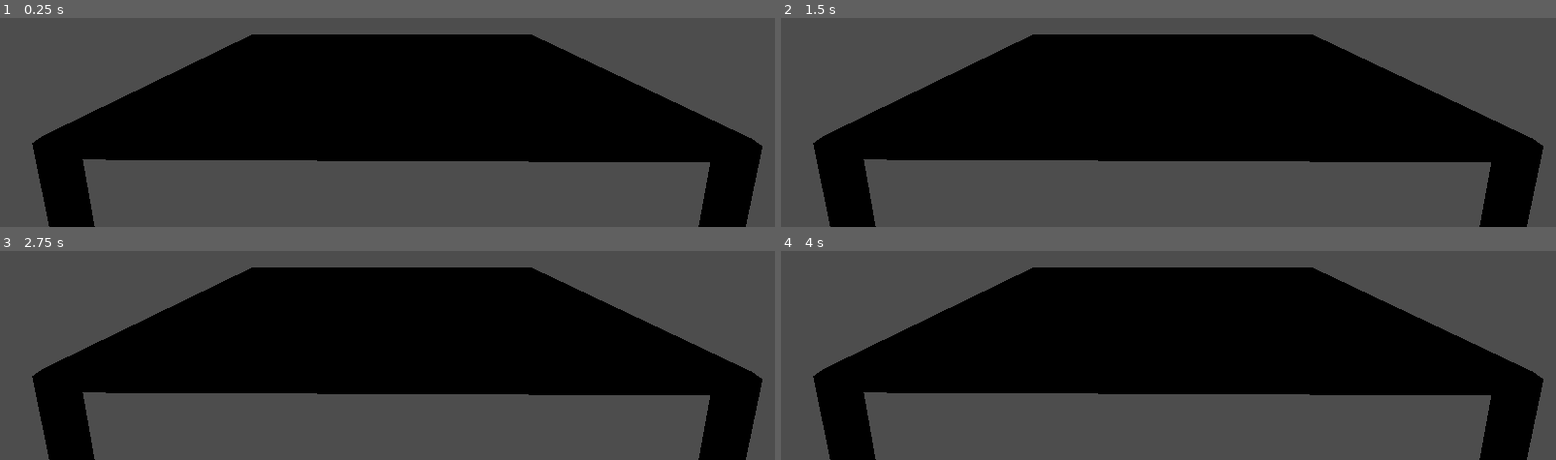
Above: before the commit, frames 1-4 (two rows, left to right).
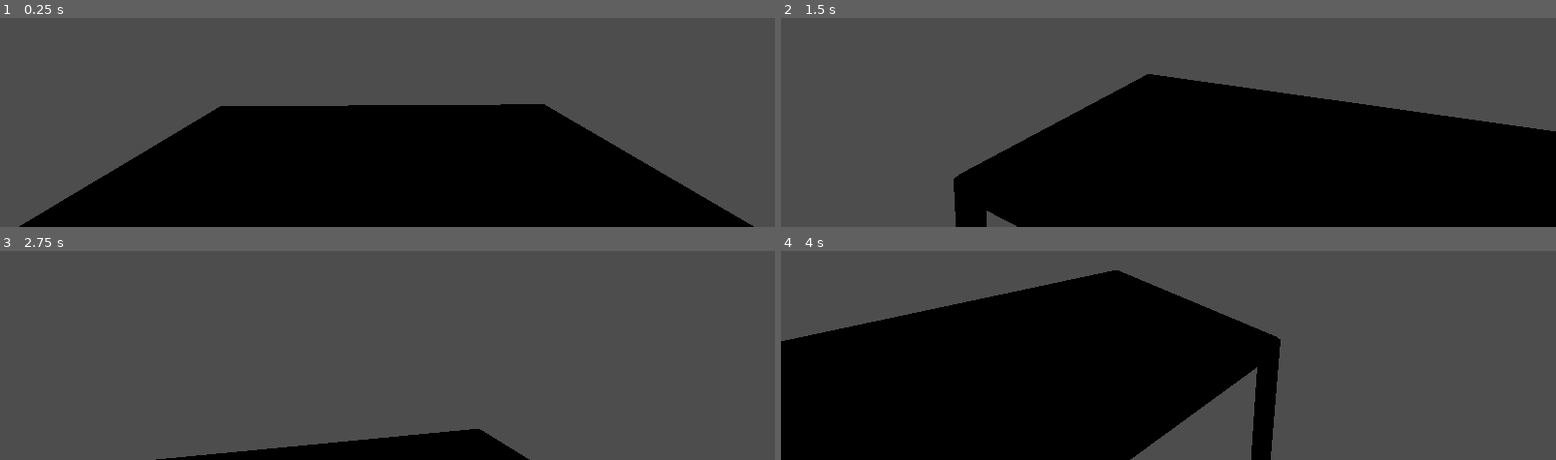
Above: after the commit, the same moments.

Repository: alebai34/The-Picky-Critic
Game: Godot game, scene res://scene/main.tscn
The game is run twice, just before and just after one commit, with the same random seed, the same clock (stepped at 60 frames per second) and the same inputs.
Inputs (mouse positions are in pixels of both pictures, inside the frame that each line leads up to):
- Up to frame 1 (0.25 s): no input
- Up to frame 2 (1.5 s): tap Enter at 0.5 s; move the mouse to (outside the picture) at 0.52 s; tap Space at 1.25 s; move the mouse to (1013, 30) at 1.27 s
- Up to frame 3 (2.75 s): tap Enter at 2 s; move the mouse to (outside the picture) at 2.02 s
- Up to frame 4 (4 s): tap Space at 2.75 s; move the mouse to (1129, 330) at 2.77 s; tap Enter at 3.5 s; move the mouse to (1401, 307) at 3.52 s

The runs differ from the first frame. In frame 1, 54% of the frame differs, in the area x 2-99%, y 7-100%; in frame 2, 48%; in frame 3, 50%; in frame 4, 38%.

Commit message:
player node
set up player node with a camera that tracks the players cursor and is unlockable with the ESC key.

Diff:
--- a/Player.tscn
+++ b/Player.tscn
@@ -1,18 +1,13 @@
 [gd_scene format=3 uid="uid://dim3gk6iamfhm"]
 
-[sub_resource type="CapsuleMesh" id="CapsuleMesh_0rwas"]
+[ext_resource type="Script" uid="uid://b6ttk3yiwum4p" path="res://player.gd" id="1_xhfnw"]
 
-[sub_resource type="CapsuleShape3D" id="CapsuleShape3D_0rwas"]
+[node name="Player" type="Node3D" unique_id=1608918345 node_paths=PackedStringArray("ray_cast_3d")]
+script = ExtResource("1_xhfnw")
+ray_cast_3d = NodePath("Camera3D/RayCast3D")
 
-[node name="CharacterBody3D" type="CharacterBody3D" unique_id=437361747]
+[node name="Camera3D" type="Camera3D" parent="." unique_id=918874127]
 
-[node name="MeshInstance3D" type="MeshInstance3D" parent="." unique_id=412827369]
-mesh = SubResource("CapsuleMesh_0rwas")
-
-[node name="CollisionShape3D" type="CollisionShape3D" parent="." unique_id=366436774]
-shape = SubResource("CapsuleShape3D_0rwas")
-
-[node name="Node3D" type="Node3D" parent="." unique_id=1592385562]
-transform = Transform3D(1, 0, 0, 0, 1, 0, 0, 0, 1, 0, 0.7352382, 0)
-
-[node name="Camera3D" type="Camera3D" parent="Node3D" unique_id=424662859]
+[node name="RayCast3D" type="RayCast3D" parent="Camera3D" unique_id=446825470]
+transform = Transform3D(1, 0, 0, 0, 1, 0, 0, 0, 1, 5.820766e-10, 8.381903e-09, -0.54776645)
+target_position = Vector3(0, -1, -20)
--- a/accept_button.gd
+++ b/accept_button.gd
@@ -1,11 +1 @@
 extends Node3D
-
-
-# Called when the node enters the scene tree for the first time.
-func _ready() -> void:
-	pass # Replace with function body.
-
-
-# Called every frame. 'delta' is the elapsed time since the previous frame.
-func _process(delta: float) -> void:
-	pass
--- /dev/null
+++ b/player.gd
@@ -0,0 +1,47 @@
+extends Node3D
+
+@onready var cam = $Camera3D
+@export var ray_cast_3d: RayCast3D
+
+
+var sensitivity := 0.002
+var can_look := true
+
+
+func _ready():
+	Input.set_mouse_mode(Input.MOUSE_MODE_CAPTURED)
+	ray_cast_3d.enabled = true
+
+func _input(event):
+	# ESC toggles look + mouse mode
+	if event is InputEventKey and event.pressed and event.keycode == KEY_ESCAPE:
+		can_look = !can_look
+
+		if can_look:
+			Input.set_mouse_mode(Input.MOUSE_MODE_CAPTURED)
+		else:
+			Input.set_mouse_mode(Input.MOUSE_MODE_VISIBLE)
+
+		return  # stop processing this event
+
+
+	# block camera movement when disabled
+	if not can_look:
+		return
+
+
+	# mouse look
+	if event is InputEventMouseMotion:
+		rotate_y(-event.relative.x * sensitivity)
+		cam.rotate_x(-event.relative.y * sensitivity)
+
+		cam.rotation.x = clamp(
+			cam.rotation.x,
+			deg_to_rad(-80),
+			deg_to_rad(80)
+		)
+
+func _physics_process(delta: float) -> void:
+	if ray_cast_3d.is_colliding():
+		var hit = ray_cast_3d.get_collider()
+		print("hit ray_cast_3d")
--- a/scene/main.tscn
+++ b/scene/main.tscn
@@ -1,18 +1,16 @@
 [gd_scene format=3 uid="uid://5r0gs8odikua"]
 
 [ext_resource type="PackedScene" uid="uid://chksiicbbjlij" path="res://assets/models/Table.glb" id="1_itxqv"]
+[ext_resource type="PackedScene" uid="uid://c2yqa4fol6lhp" path="res://accept_button.tscn" id="2_wp4xf"]
+[ext_resource type="PackedScene" uid="uid://dim3gk6iamfhm" path="res://Player.tscn" id="3_brvut"]
 
 [node name="Main" type="Node3D" unique_id=2118389225]
 
 [node name="Table" parent="." unique_id=281560904 instance=ExtResource("1_itxqv")]
 transform = Transform3D(-4.371139e-08, 0, 1, 0, 1, 0, -1, 0, -4.371139e-08, -0.06785631, 3.6263514, 0.011863291)
 
-[node name="Node3D" type="Node3D" parent="." unique_id=1847539413]
-transform = Transform3D(1, 0, 0, 0, 0.9990762, -0.04297422, 0, 0.04297422, 0.9990762, -0.010593891, 8.801351, -8.921594)
+[node name="AcceptButton" parent="." unique_id=601712538 instance=ExtResource("2_wp4xf")]
+transform = Transform3D(16.565315, 0, -11.206709, 0, 20, 0, 11.206709, 0, 16.565315, -1.4364643, 5.6762524, -2.6172903)
 
-[node name="Camera3D" type="Camera3D" parent="Node3D" unique_id=1127543710]
-transform = Transform3D(-0.99995655, -0.0004012694, -0.009328814, -0.0013741977, 0.9945217, 0.10452208, 0.009235767, 0.104530305, -0.9944788, 0, 0, 0)
-
-[node name="RayCast3D" type="RayCast3D" parent="Node3D/Camera3D" unique_id=376703458]
-transform = Transform3D(1, 0, 0, 0, 1, 0, 0, 0, 1, 5.820766e-10, 8.381903e-09, -0.54776645)
-target_position = Vector3(0, -1, -20)
+[node name="Player" parent="." unique_id=1608918345 instance=ExtResource("3_brvut")]
+transform = Transform3D(-0.999821, 0, 0.018918252, 0, 1, 0, -0.018918252, 0, -0.999821, 0.014669418, 9.570811, -7.4344616)
Not shown, added: player.gd.uid
